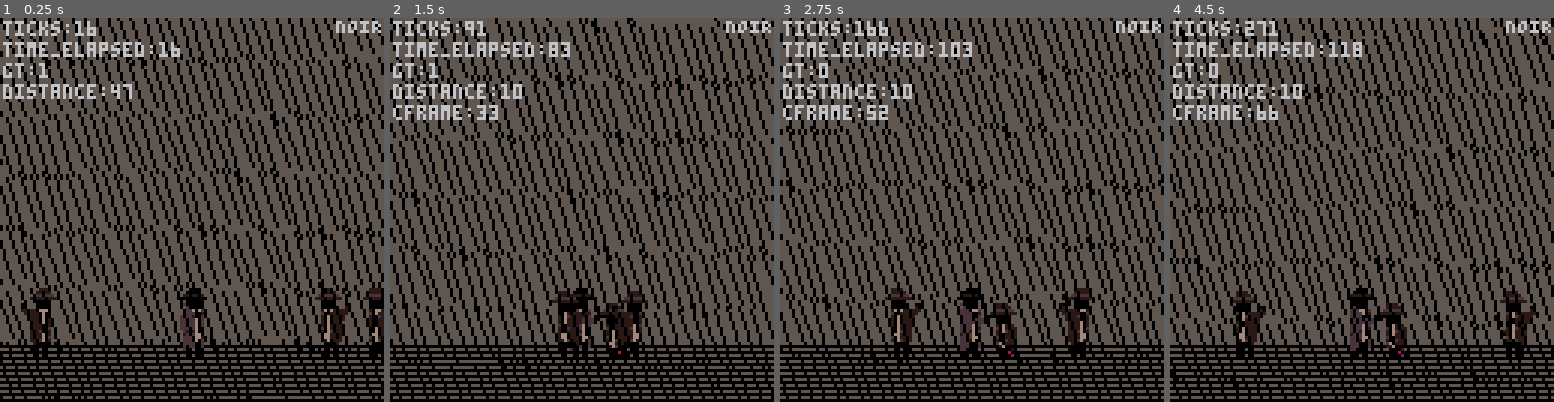
Above: before the commit, frames 1-4 (left to right).
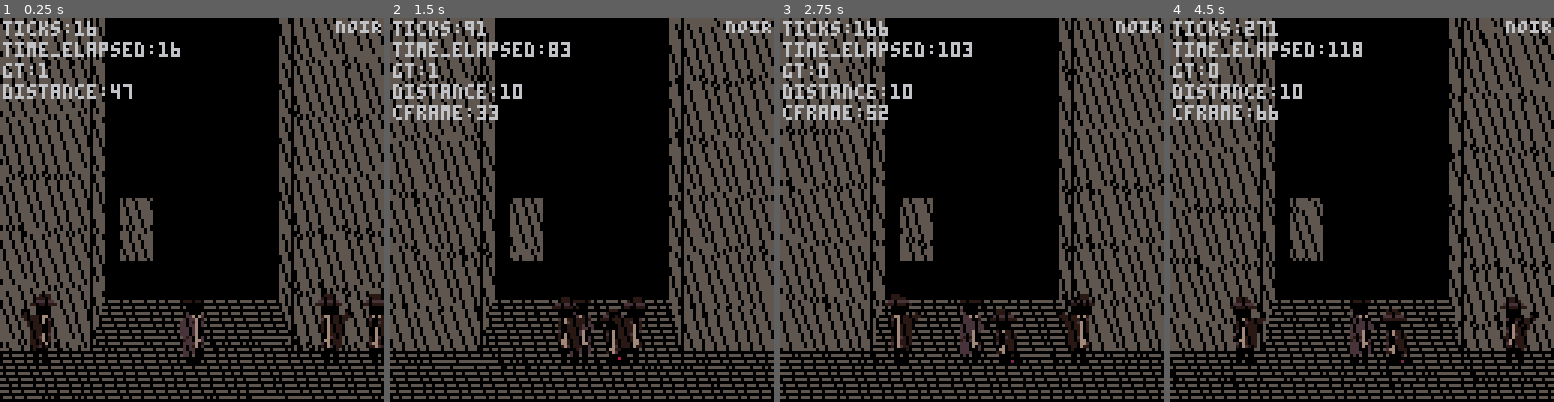
Above: after the commit, the same moments.

Repository: SneerfulArk/noir
Game: PICO-8 cartridge noir.p8
Two runs of this game, one before a commit and one after it. Both use one fixed random seed, a clock stepped at 60 frames per second and the inputs below.
Inputs:
- Up to frame 1 (0.25 s): no input
- Up to frame 2 (1.5 s): tap X (X key) at 0.33, 1.07 s; tap O (Z key) at 0.7 s
- Up to frame 3 (2.75 s): tap O (Z key) at 1.7, 2.1, 2.5 s; tap X (X key) at 1.85 s
- Up to frame 4 (4.5 s): tap O (Z key) every 0.4 s from 2.9 to 4.1 s; tap X (X key) at 2.97, 4.08 s

The runs differ from the first frame. In frame 1, 28% of the frame differs, in the area x 0-100%, y 0-90%; in frame 2, 27%; in frame 3, 27%; in frame 4, 28%.

Commit message:
v0.28.0
Added
- Background: New section with `init_bg()`, `update_bg()`, and `draw_bg()` for distant buildings in the background. Also created a new `make_building()` function.
- Background: Hardcoded buildings onto the sides of the screen to prepare for distant building art.
Changed
- Takedowns: Tweaked `pistol_whip` sprites and frame timing.

Diff:
--- a/noir.p8
+++ b/noir.p8
@@ -42,6 +42,7 @@
         debug = true
         --sfx(3)
         init_clock()
+        init_bg()
         init_player()
         init_enemies()
         init_combat()
@@ -61,14 +62,32 @@
 
     function _draw()
 
-        cls(5)
+        cls(0)
         doshake()
         apply_global_pal()
 
-        --ground
-        rectfill(-1,109,128,128,5)
-        for i=1,12 do
-            line(-1,(107+2*i),128,(107+2*i),11)
+        --sides & ground
+        rectfill(-1,94,128,128,5) --ground
+        for i=1,8 do --upper ground lines
+            line(-1,(93+2*i),128,(93+2*i),11)
+        end
+
+        line(31,-1,31,107,5) --left side lines
+        line(32,-1,32,102,5)
+        line(33,-1,33,97,5)
+        line(34,-1,34,93,5)
+
+        line(96,-1,96,107,5) --right side lines
+        line(95,-1,95,102,5)
+        line(94,-1,94,97,5)
+        line(93,-1,93,93,5)
+
+        rectfill(-1,-1,30,128,5) --left
+        line(30,-1,30,110,0)
+        rectfill(97,-1,128,128,5) --right
+        line(97,-1,97,110,0)
+        for i=1,11 do --lower ground lines
+            line(-1,(109+2*i),128,(109+2*i),11)
         end
 
         --state
@@ -152,7 +171,7 @@
     function init_player()
         plr={
             x      = 57,
-            y      = 90,
+            y      = 92,
             w      = 2,
             h      = 3,
             spr    = 0,
@@ -208,11 +227,11 @@
     function update_enemies()
 
         if #enemies <= 0 then
-            en = make_en(135,90,2,3,1,0.2)
+            en = make_en(135,92,2,3,1,0.2)
             add(enemies,en)
-            en = make_en(-8,90,2,3,1,0.2)
+            en = make_en(-8,92,2,3,1,0.2)
             add(enemies,en)
-            en = make_en(119,90,2,3,1,0.2)
+            en = make_en(119,92,2,3,1,0.2)
             add(enemies,en)
         end
 
@@ -461,31 +480,31 @@
             },
             pistol_whip={
                 spr_x=52,
-                spr_y=122,
+                spr_y=121,
                 spr_w=20,
-                spr_h=6,
+                spr_h=7,
                 spr_offset=10,
-                length=52,
+                length=54,
                 key_frames={
                     [01] = {
                         spr=144,
                         sprw=3,
                     },
-                    [8] = {
+                    [7] = {
                         spr=61,
                         sprw=3,
                         rstop=6,
                         sfx=3
                     },
-                    [12] = {
+                    [13] = {
                         spr=12,
                         sprw=4,
                     },
-                    [17] = {
+                    [18] = {
                         spr=147,
                         sprw=5,
                     },
-                    [37] = {
+                    [38] = {
                         spr=147,
                         sprw=5,
                         shake=11,
@@ -496,7 +515,7 @@
                         flash=3,
                         rstop=6,
                     },
-                    [52] = {
+                    [53] = {
                         spr=147,
                         sprw=5,
                         shake=11,
@@ -676,7 +695,28 @@
     end
 
 
---#region 7. UTILITIES
+--#region 7. BACKGROUND
+
+    function init_bg()
+        buildings = {}
+        make_building(40,60,50,80)
+    end
+
+    function update_bg()
+        if #buildings > 0 then
+        end
+    end
+
+    function draw_bg()
+        if #buildings > 0 then
+            for b in all(buildings) do
+                rectfill(b.x0,b.y0,b.x1,b.y1,5)
+            end
+        end
+    end
+
+
+--#region 8. UTILITIES
 
     function cprint(txt,x,y,clr) --centered print
         print(txt,x-#txt*2,y,clr)
@@ -836,8 +876,16 @@
         circfill(muz_x,muz_y,muzzle-1,7) --inner
     end
 
-
---#region 8. STATE
+    function make_building(x0,y0,x1,y1)
+        local building={}
+        building.x0 = x0
+        building.y0 = y0
+        building.x1 = x1
+        building.y1 = y1
+        add(buildings,building)
+    end
+
+--#region 9. STATE
 
     --menu state
     function update_menu()
@@ -852,6 +900,7 @@
     --play state
     function update_play()
         update_clock()
+        update_bg()
         update_player()
         update_enemies()
         update_corpses()
@@ -860,6 +909,7 @@
     end
 
     function draw_play()
+        draw_bg()
         draw_player()
         draw_enemies()
         draw_vfx()
@@ -913,13 +963,13 @@
 333330030033333333333003003333333333003300333333333330033003333333333003003333333333300300333333333330030033333300002f2333333333
 33333003003333333333300300333333333300330033333333333003300333333333300300333333333330030033333333333003003333330000033333333333
 33333300003333332222333333333000033333333333333333333000033333333333333333333000033333333333333333333333333333333333333333333333
-33333000003333332222233333330000033333333333333333330000033333333333333333330000033333333333333333333333333333300003332222333333
-33332222222333344444443333322222223333333333333333322222223333333333333333322222223333333333333333333333333333000003332222233333
-33300000000033222222222333000000000333333333333333000000000333333333333333000000000333333333333333333333333332222222344444443333
-33333000003333330000033333330000033333333333333333330000033333333333333333330000033333333333333333333333333300000000022222222333
-33334000003333330000033333340000033333322223333333340000033333333333333333340000033333333333333333333333333333000003330000033333
-33333400003333330000033333334000033333322222333333334000033333333333333333334000033333333333333333333333333343000003330000033333
-3333444fff432232fff22233333444fff433334444444333333444fff433333333333333333444fff43333333333333333333333333334440003000000033333
+33333000003333332222233333330000033333333333333333330000033333333333333333330000033333333333333333333333333333300003333222233333
+33332222222333344444443333322222223333333333333333322222223333333333333333322222223333333333333333333333333333000003333222223333
+33300000000033222222222333000000000333333333333333000000000333333333333333000000000333333333333333333333333332222222334444444333
+33333000003333330000033333330000033333333333333333330000033333333333333333330000033333333333333333333333333300000000022222222233
+33334000003333330000033333340000033333322223333333340000033333333333333333340000033333333333333333333333333333000003333000003333
+33333400003333330000033333334000033333322222333333334000033333333333333333334000033333333333333333333333333343000003333000003333
+3333444fff432232fff22233333444fff433334444444333333444fff433333333333333333444fff43333333333333333333333333334440003000000003333
 33334444f0244002222222233334444f02333222222222333334444f02333333323332333334444f023333333333333333333333333344444444000ff2223333
 33334442f04440222222222333344444043000000000333333344444043000033342222333344444043000033333333333333333333344444444020f22222333
 33334444f04443320f22223333344444444003300000333333344444444003303e24444233344444444003333333333333333333333344444443320f42222333
@@ -964,11 +1014,11 @@
 33330000033333222233333333333000003333333333333333333333333333333333333333333333333333333333333333333333333333333333333333333333
 33322222223333222223333333332222222333333333333333333333333333333333333333333333333333333333333333333333333333333333333333333333
 30000000000334444444333333300000000033333333333333333333333333333333333333333333333333333333333333333333333333333333333333333333
-30330000033322222222233333333000003333333333333333333333333333333333333333333333333333333333333333333333333333333333333333333333
-00330000033333000003333333334000003333333333333333333333333333333333333333333333333333333333333333333333333333333333333333333333
-00334000033333000003333333333400003333333333333333333333333333333333333333333333333333333333333333333333333333333333333333333333
-044444fff433330000033333333344444f4333333333333333333333333333333333333333333333333333333333333333333333333333333333333333333333
-3444444f023333400222233333334444444333333333333333333333333333333333333333333333333333333333333333333333333333333333333333333333
+33330000033322222222233333333000003333333333333333333333333333333333333333333333333333333333333333333333333333333333333333333333
+33030000033333000003333333334000003333333333333333333333333333333333333333333333333333333333333333333333333333333333333333333333
+30034000033333000003333333333400003333333333333333333333333333333333333333333333333333333333333333333333333333333333333333333333
+300444fff433330000033333333344444f4333333333333333333333333333333333333333333333333333333333333333333333333333333333333333333333
+3044444f023333400222233333334444444333333333333333333333333333333333333333333333333333333333333333333333333333333333333333333333
 3344424f043333200222223333334444444433333333333333333333333333333333333333333333333333333333333333333333333333333333333333333333
 3334444f04333320f222223333334442444440333333333333333333333333333333333333333333333333333333333333333333333333333333333333333333
 3334444f04333320f222223333334444f04440033333333333333333333333333333333333333333333333333333333333333333333333333333333333333333
